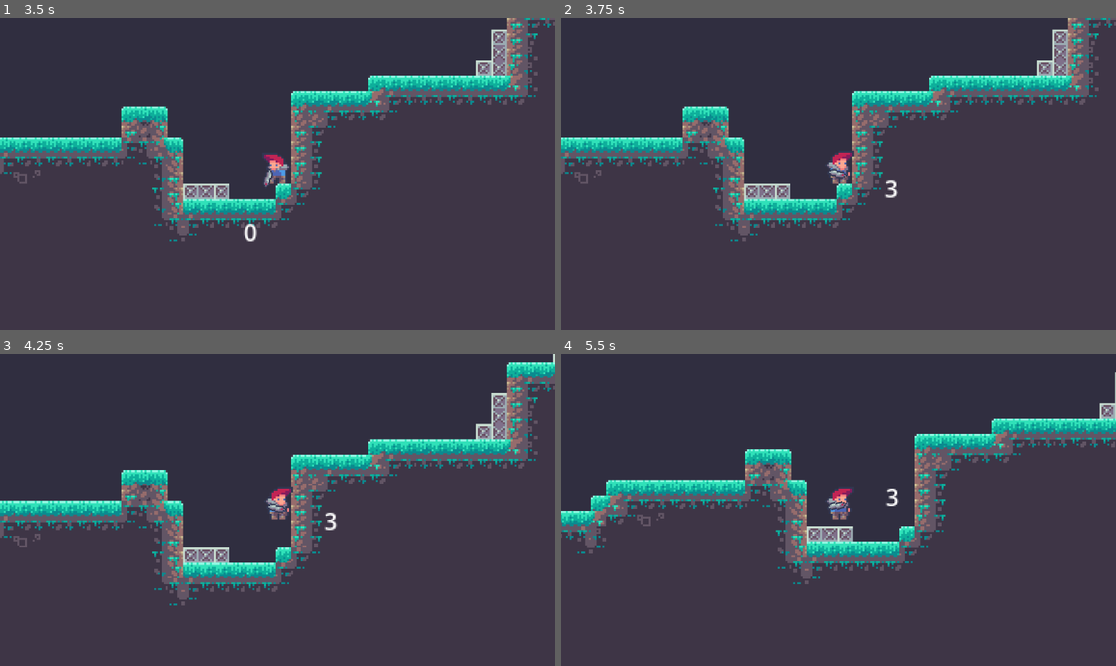
Above: before the commit, frames 1-4 (two rows, left to right).
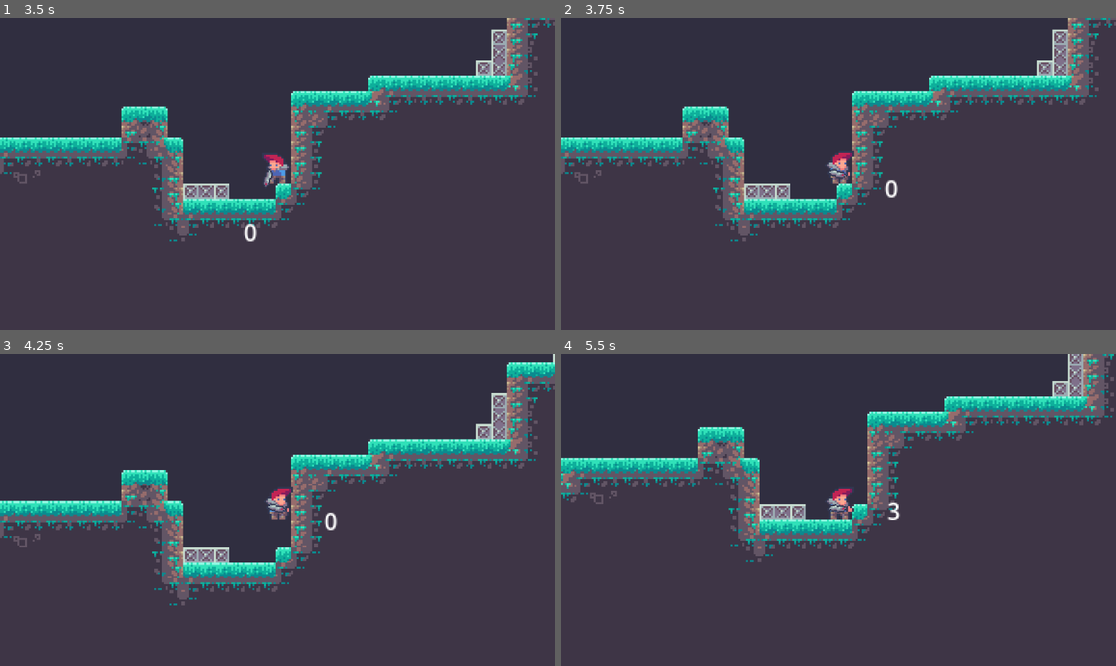
Above: after the commit, the same moments.

Repository: SoulierTom/Rocket
Game: Godot game, scene res://Scenes/Level Pico8.tscn
Same seed, same stepped clock (60 frames per second), same inputs: the game is played once before the commit and once after it. The engine's default icon, where the game draws it, is replaced by a stand-in: a white triangle on a blue panel in a dark square.
Inputs (mouse positions are in pixels of both pictures, inside the frame that each line leads up to):
- Up to frame 1 (3.5 s): tap Enter at 0.5 s; move the mouse to (399, 158) at 0.52 s; press the mouse at (399, 158) at 0.53 s; hold D (Move_Right) 0.53-2.03 s; tap Space (Jump) at 0.77, 1.52, 2.75, 3.02 s; move the mouse to (166, 189) at 1.27 s; release the mouse at (166, 189) at 1.28 s; click (166, 189) at 1.35 s; move the mouse to (333, 105) at 2.02 s; press the mouse at (333, 105) at 2.03 s; hold A (Move_Left) 2.03-2.78 s; move the mouse to (249, 236) at 2.77 s; release the mouse at (249, 236) at 2.78 s; hold D (Move_Right) from 2.78 s (still down); click (249, 236) at 2.85 s
- Up to frame 2 (3.75 s): keep holding D (Move_Right); move the mouse to (1005, 220) at 3.52 s; press the mouse at (1005, 220) at 3.53 s
- Up to frame 3 (4.25 s): keep holding D (Move_Right); tap Space (Jump) at 3.77 s
- Up to frame 4 (5.5 s): move the mouse to (672, 463) at 4.27 s; release D (Move_Right) at 4.28 s; release the mouse at (672, 463) at 4.28 s; hold A (Move_Left) 4.28-5.03 s; click (672, 463) at 4.35 s; tap Space (Jump) at 4.52 s; move the mouse to (866, 510) at 5.02 s; press the mouse at (866, 510) at 5.03 s; hold D (Move_Right) from 5.03 s (still down)

Frame 1 is identical in both runs. In frame 2, less than 0.1% of the frame differs, in the area x 58-61%, y 51-58%; in frame 3, less than 0.1%; in frame 4, 22%, in the area x 0-100%, y 0-74%.

Commit message:
Rectification bug chargeur

Diff:
--- a/Scripts/arm.gd
+++ b/Scripts/arm.gd
@@ -72,16 +72,19 @@
 	elif event is InputEventMouse or event is InputEventKey:
 		is_using_gamepad = false
 
-	# Appel la fonction shoot si le joueur tir et que le bras est rechargé
+	# Appel la fonction shoot si le joueur tire et que le bras est rechargé
 	if event.is_action_pressed("Shoot") and cooldown.is_stopped():
 		if Global.current_ammo > 0:
 			shoot(RocketScene)
 			projectile_fired.emit()
-			Global.current_ammo -=1
+			Global.current_ammo -= 1
 			$RayCast2D.update_ammo_display()
 			print("Munitions dans le chargeur :", Global.current_ammo)
-			reloading = true
-			start_reload()
+
+			if Global.current_ammo == 0:
+				print("Chargeur vide ! En cours de recharge...")
+				reloading = true
+				start_reload()
 			recoiling = true
 			await get_tree().create_timer(recoil_duration).timeout
 			recoiling = false
